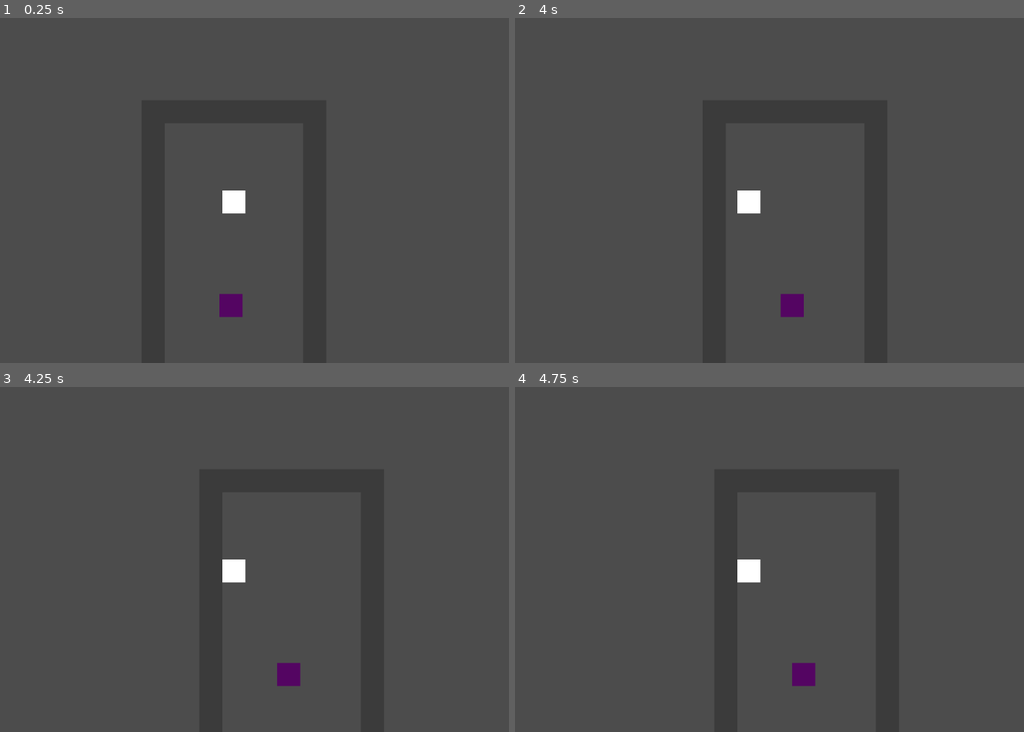
Above: before the commit, frames 1-4 (two rows, left to right).
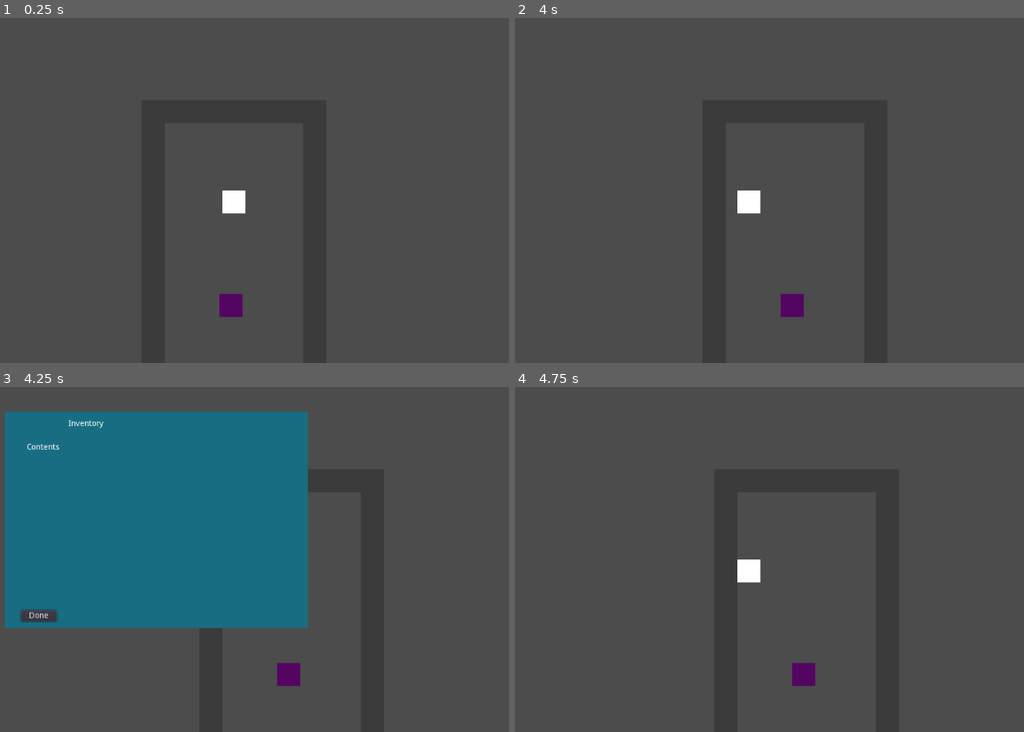
Above: after the commit, the same moments.

Repository: johnfn/ld49
Game: Godot game, scene res://Main.tscn
Same seed, same stepped clock (60 frames per second), same inputs: the game is played once before the commit and once after it.
Inputs (mouse positions are in pixels of both pictures, inside the frame that each line leads up to):
- Up to frame 1 (0.25 s): no input
- Up to frame 2 (4 s): tap Enter at 0.5, 2.75 s; hold Right (ui_right) 0.53-1.28 s; tap Z (action) at 0.6, 1.35, 2.3, 2.85, 3.6 s; tap Space at 1.25 s; hold Down (ui_down) 1.28-2.03 s; hold Right (ui_right) 2.03-2.78 s; tap X (angry) at 2.1 s; hold Up (ui_up) 2.78-3.53 s; hold Left (ui_left) from 3.53 s (still down)
- Up to frame 3 (4.25 s): keep holding Left (ui_left); tap I (inventory, bound only after the commit) at 4.15 s
- Up to frame 4 (4.75 s): release Left (ui_left) at 4.25 s; click (555, 614) at 4.25 s, where only the run after the commit has a clickable "Done"

Frames 1-2 are identical in both runs. In frame 3, 37% of the frame differs, in the area x 0-61%, y 7-70%; in frame 4, nothing differs.
Error in both runs: Invalid get index '0' (on base: 'Array'). (res://Player.gd:25)

Commit message:
Add inventory thingy

Diff:
--- a/Globals.gd
+++ b/Globals.gd
@@ -5,9 +5,18 @@
   Dialog = 1
 }
 
-onready var player = $"/root/Main/Player"
-onready var hud = $"/root/Main/Hud"
-onready var dialog: Dialog = $"/root/Main/Hud/Dialog"
+func inventory():
+  return $"/root/Main/Hud/Inventory"
+
+func player():
+  return $"/root/Main/Player"
+
+func hud():
+  return $"/root/Main/Hud"
+
+func dialog():
+  return $"/root/Main/Hud/Dialog"
+
 var health = 20
 var max_health = 20
 var interactables: Array = []
--- a/Hud.gd
+++ b/Hud.gd
@@ -2,9 +2,10 @@
 
 onready var interact_label = $InteractLabel
 onready var angry_label = $AngryLabel
+onready var inventory = $Inventory
 
 func _ready():
-  pass # Replace with function body.
+  inventory.visible = false
 
 func _process(delta):
   if G.interactables.size() > 0:
@@ -16,3 +17,6 @@
   else:
     interact_label.text = ""
     angry_label.text = ""
+
+  if Input.is_action_just_pressed("inventory"):
+    inventory.visible = true
--- a/Hud.tscn
+++ b/Hud.tscn
@@ -1,7 +1,8 @@
-[gd_scene load_steps=3 format=2]
+[gd_scene load_steps=4 format=2]
 
 [ext_resource path="res://Hud.gd" type="Script" id=1]
 [ext_resource path="res://Dialog.tscn" type="PackedScene" id=2]
+[ext_resource path="res://Inventory.tscn" type="PackedScene" id=3]
 
 [node name="Hud" type="CanvasLayer"]
 script = ExtResource( 1 )
@@ -28,3 +29,5 @@
 
 [node name="Dialog" parent="." instance=ExtResource( 2 )]
 pause_mode = 2
+
+[node name="Inventory" parent="." instance=ExtResource( 3 )]
--- /dev/null
+++ b/Inventory.gd
@@ -0,0 +1,7 @@
+extends ColorRect
+
+func _ready():
+  pass
+
+func _on_DoneButton_pressed():
+  visible = false
--- /dev/null
+++ b/Inventory.tscn
@@ -0,0 +1,46 @@
+[gd_scene load_steps=2 format=2]
+
+[ext_resource path="res://Inventory.gd" type="Script" id=1]
+
+[node name="Inventory" type="ColorRect"]
+margin_left = 135.0
+margin_top = 43.0
+margin_right = 660.0
+margin_bottom = 419.0
+color = Color( 0.0980392, 0.431373, 0.517647, 1 )
+script = ExtResource( 1 )
+__meta__ = {
+"_edit_use_anchors_": false
+}
+
+[node name="Title" type="Label" parent="."]
+margin_left = 110.0
+margin_top = 14.0
+margin_right = 247.0
+margin_bottom = 28.0
+text = "Inventory"
+__meta__ = {
+"_edit_use_anchors_": false
+}
+
+[node name="Contents" type="Label" parent="."]
+margin_left = 38.0
+margin_top = 54.5841
+margin_right = 277.0
+margin_bottom = 184.584
+text = "Contents"
+__meta__ = {
+"_edit_use_anchors_": false
+}
+
+[node name="DoneButton" type="Button" parent="."]
+margin_left = 27.8664
+margin_top = 344.795
+margin_right = 89.8664
+margin_bottom = 364.795
+text = "Done"
+__meta__ = {
+"_edit_use_anchors_": false
+}
+
+[connection signal="pressed" from="DoneButton" to="." method="_on_DoneButton_pressed"]
--- a/Npc.gd
+++ b/Npc.gd
@@ -9,4 +9,4 @@
 func interact():
   get_tree().paused = true
   G.pause_mode = G.PauseMode.Dialog
-  G.dialog.start(dialogs)
+  G.dialog().start(dialogs)
--- a/project.godot
+++ b/project.godot
@@ -92,6 +92,11 @@
 "events": [ Object(InputEventKey,"resource_local_to_scene":false,"resource_name":"","device":0,"alt":false,"shift":false,"control":false,"meta":false,"command":false,"pressed":false,"scancode":88,"unicode":0,"echo":false,"script":null)
  ]
 }
+inventory={
+"deadzone": 0.5,
+"events": [ Object(InputEventKey,"resource_local_to_scene":false,"resource_name":"","device":0,"alt":false,"shift":false,"control":false,"meta":false,"command":false,"pressed":false,"scancode":73,"unicode":0,"echo":false,"script":null)
+ ]
+}
 
 [physics]
 
